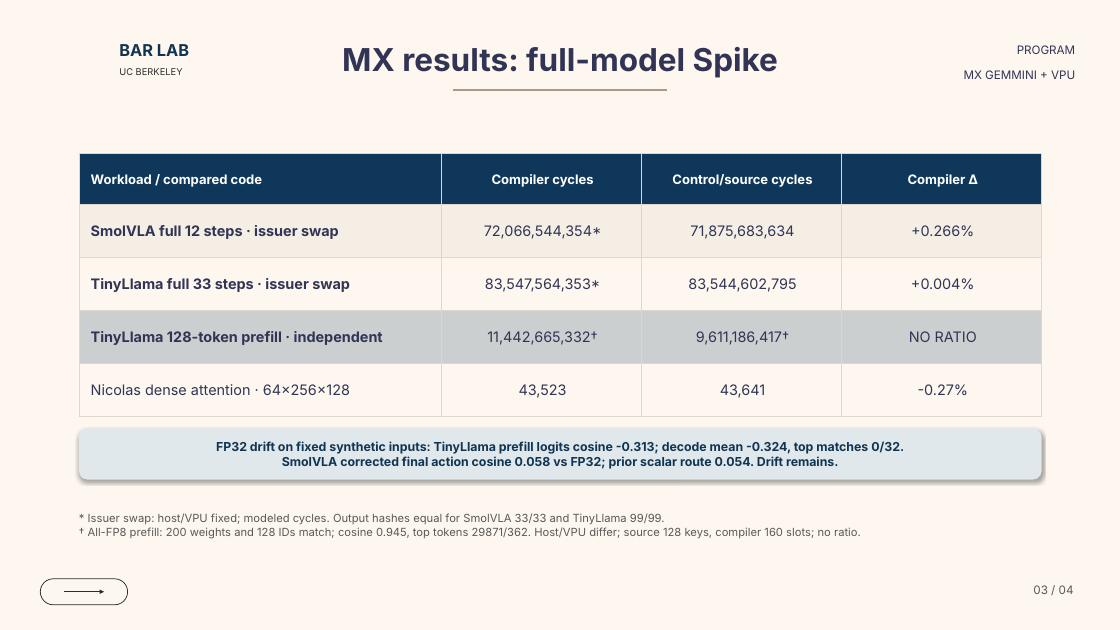
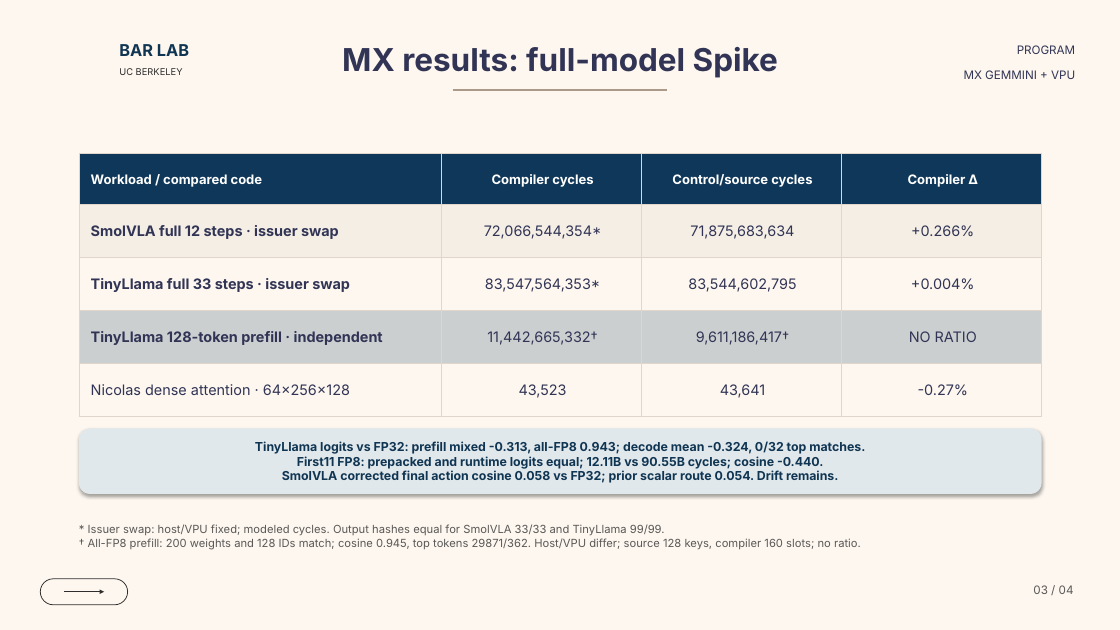
Before and after one commit to ucb-bar/mx-gemmini-mlir, a slide deck: slide 3 of docs/presentations/mx_gemmini_dialect_overview.pptx. Drawn at 1120x630 pixels with LibreOffice and Linux fonts; fonts in the diff are those of the drawing; background and template pictures are left out. Boxes give left, top, right and bottom in pixels: in the first picture for what was removed or moved away, otherwise in the second. Text is boxed around its words. In the diff, an @@ line names an element or a change of style, - is before the commit and + after.

Commit message:
Update Spike slide with precision control

```diff
--- a/docs/presentations/mx_gemmini_dialect_overview.pptx
+++ b/docs/presentations/mx_gemmini_dialect_overview.pptx
@@ rounded rectangle "TinyLlama logits vs FP32: prefill ...": place and size @@
-rounded rectangle "TinyLlama logits vs FP32: prefill ..." at (79, 429, 1042, 480)
+rounded rectangle "TinyLlama logits vs FP32: prefill ..." at (79, 429, 1042, 494)
@@ text in rounded rectangle at (255, 441, 865, 469): text changed @@
-FP32 drift on fixed synthetic inputs: TinyLlama prefill logits cosine -0.313; decode mean -0.324, top matches 0/32.
+TinyLlama logits vs FP32: prefill mixed -0.313, all-FP8 0.943; decode mean -0.324, 0/32 top matches.
+First11 FP8: prepacked and runtime logits equal; 12.11B vs 90.55B cycles; cosine -0.440.
@@ text "* Issuer swap: host/VPU fixed; ...": place and size @@
-text "* Issuer swap: host/VPU fixed; ..." at (88, 513, 861, 539)
+text "* Issuer swap: host/VPU fixed; ..." at (88, 524, 861, 550)
```
